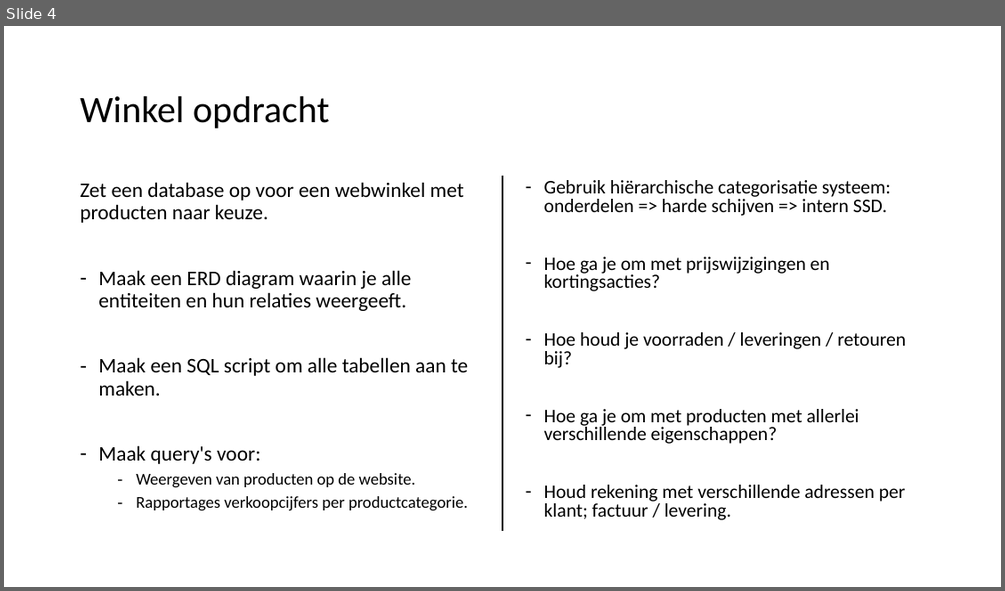
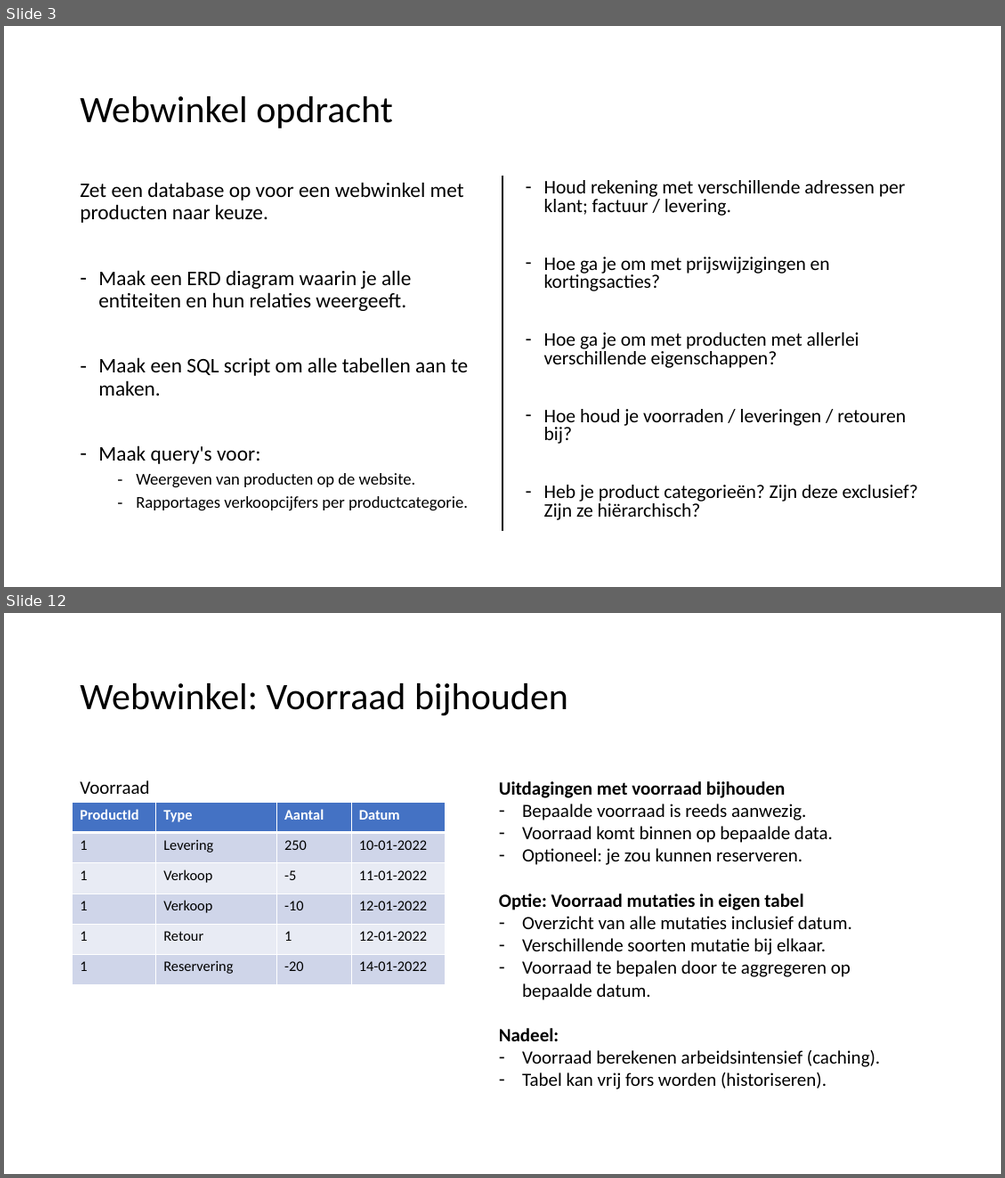
Before and after one commit to LFKoning/knowledge-sharing, a slide deck: sql/terugkom_ochtend/sql_terugkom_ochtend.pptx. Shown one above the other, each under a label of ours: slide 4 before the commit, slides 3 and 12 after it; the slides between them are not shown. The pictures are 1005x591 and 1005x1178 pixels, drawn with LibreOffice and Linux fonts; fonts in the diff are those of the drawing. Boxes give left, top, right and bottom in pixels: in the first picture for what was removed or moved away, otherwise in the second. Text is boxed around its words. In the diff, an @@ line names an element or a change of style, - is before the commit and + after.

```diff
--- a/sql/terugkom_ochtend/sql_terugkom_ochtend.pptx
+++ b/sql/terugkom_ochtend/sql_terugkom_ochtend.pptx
@@ slide 12 added at (x1=4, y1=613, x2=1001, y2=1174), background #FFFFFF @@
@@ title added at (x1=80, y1=683, x2=568, y2=716), 36 pt, text #000000 @@
+Webwinkel: Voorraad bijhouden
@@ text added at (x1=80, y1=780, x2=149, y2=794), 18 pt, text #000000 @@
+Voorraad
@@ text added at (x1=499, y1=781, x2=880, y2=1089), 18 pt, text #000000 @@
+Uitdagingen met voorraad bijhouden
+– Bepaalde voorraad is reeds aanwezig.
+– Voorraad komt binnen op bepaalde data.
+– Optioneel: je zou kunnen reserveren.
+Optie: Voorraad mutaties in eigen tabel
+– Overzicht van alle mutaties inclusief datum.
+– Verschillende soorten mutatie bij elkaar.
+– Voorraad te bepalen door te aggregeren op bepaalde datum.
+Nadeel:
+– Voorraad berekenen arbeidsintensief (caching).
+– Tabel kan vrij fors worden (historiseren).
@@ table added at (x1=73, y1=803, x2=446, y2=984), 6 rows, 4 columns @@
+ProductId | Type | Aantal | Datum
+1 | Levering | 250 | 10-01-2022
+1 | Verkoop | -5 | 11-01-2022
+1 | Verkoop | -10 | 12-01-2022
+1 | Retour | 1 | 12-01-2022
+1 | Reservering | -20 | 14-01-2022
@@ what was slide 4 is now slide 3 @@
@@ slide 3 changed as well @@
@@ title at (x1=80, y1=96, x2=393, y2=128): text changed @@
-Winkel opdracht
+Webwinkel opdracht
@@ text at (x1=544, y1=180, x2=906, y2=216): text changed @@
-– Gebruik hiërarchische categorisatie systeem: onderdelen => harde schijven => intern SSD.
+– Houd rekening met verschillende adressen per klant; factuur / levering.
@@ text at (x1=544, y1=332, x2=859, y2=368): paragraph added @@
+– Hoe ga je om met producten met allerlei verschillende eigenschappen?
@@ text at (x1=544, y1=484, x2=918, y2=520): text changed @@
-– Hoe ga je om met producten met allerlei verschillende eigenschappen?
-– Houd rekening met verschillende adressen per klant; factuur / levering.
+– Heb je product categorieën? Zijn deze exclusief? Zijn ze hiërarchisch?
```
Also in this commit, not shown: 9 other slides changed, 17 other slides added, 9 slides removed, 9 other files.
